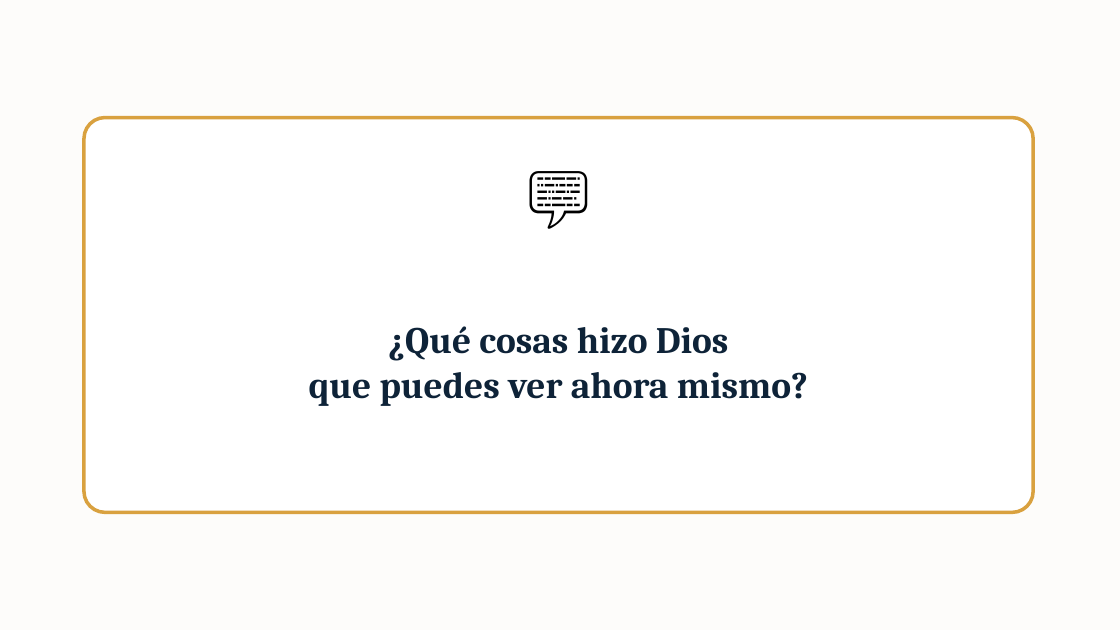
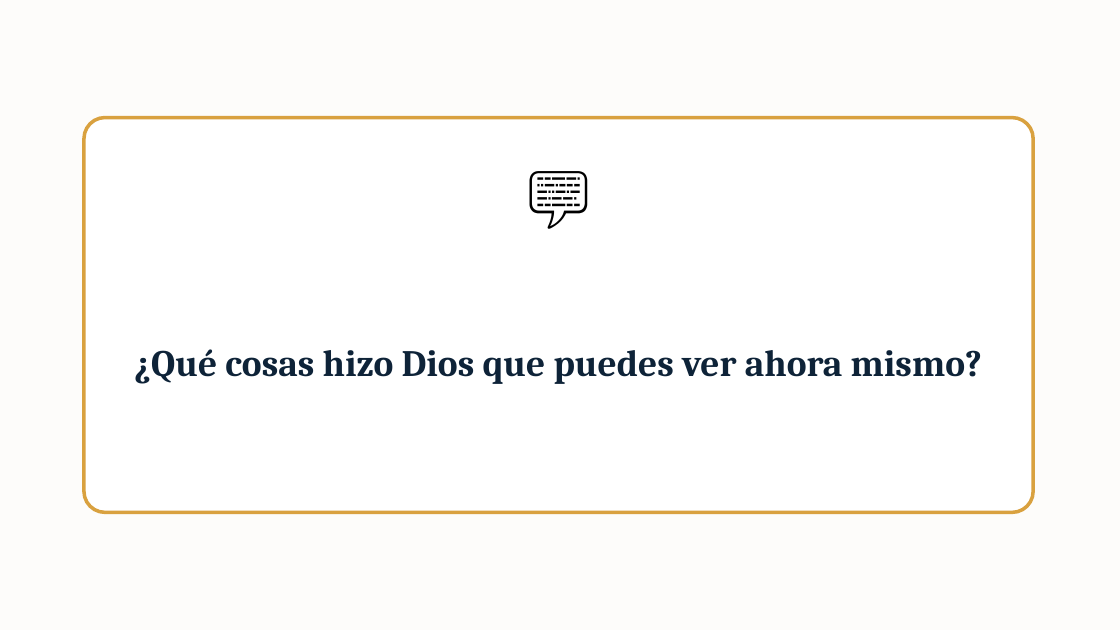
Before and after one commit to Anthonidrm/cimiento-bloque1, a slide deck: slide 6 of public/recursos-semana-1/presentacion-semana-1.pptx. Drawn at 1120x630 pixels with LibreOffice and Linux fonts; fonts in the diff are those of the drawing. Boxes give left, top, right and bottom in pixels: in the first picture for what was removed or moved away, otherwise in the second. Text is boxed around its words. In the diff, an @@ line names an element or a change of style, - is before the commit and + after.

```diff
--- a/public/recursos-semana-1/presentacion-semana-1.pptx
+++ b/public/recursos-semana-1/presentacion-semana-1.pptx
@@ text at bbox=[134, 349, 982, 384]: text changed @@
-¿Qué cosas hizo Dios
-que puedes ver ahora mismo?
+¿Qué cosas hizo Dios que puedes ver ahora mismo?
```
Also in this commit, not shown: 5 other slides changed, 50 other files.
